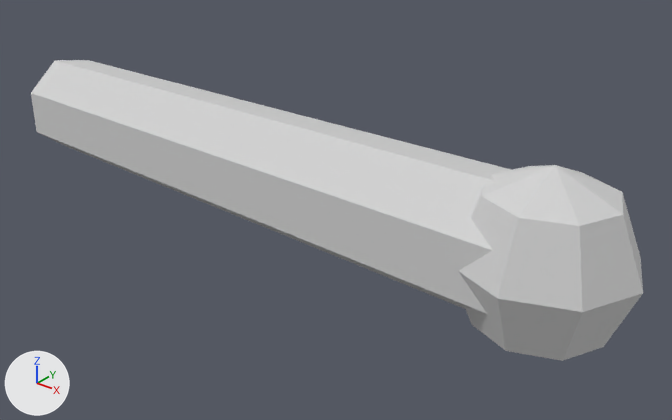
A saved change to the OBJ model assets/character/obj_parts/elbow_l.obj.
One viewpoint serves both versions: a 50 mm lens placed at (0.222, -0.491, 0.289), pointed at (-0.18, 0.012, -0.023). Arrows for +X, +Y and +Z are at lower left; the lights stay in place. The first picture is the older version. Where no turn or scale is listed for an object, it has been applied to the vertices.

The scene before the commit, as lines of its bpy script (objects in view):
```python
me_elbow_knot_l = bpy.data.meshes.new('Elbow_knot_L')
me_elbow_knot_l.from_pydata(...)  # a UV sphere (8 segments, 4 rings, poles along z) spanning x -0.065..0.065, y -0.06..0.06, z -0.066..0.066
me_elbow_knot_l.materials.append(mat_material_default)  # light grey #d3d3d3
me_forearm_twig_l = bpy.data.meshes.new('Forearm_twig_L')
me_forearm_twig_l.from_pydata(...)  # a 7-sided cut cone along x (radius 0.043 at the low end, 0.052 at the high end) spanning x -0.49..0.0, y -0.047..0.052, z -0.051..0.051
me_forearm_twig_l.materials.append(mat_material_default)  # light grey #d3d3d3
ob_elbow_knot_l = bpy.data.objects.new('Elbow_knot_L', me_elbow_knot_l)
ob_elbow_knot_l.location = (0.0, 0.0, 0.0)
ob_forearm_twig_l = bpy.data.objects.new('Forearm_twig_L', me_forearm_twig_l)
ob_forearm_twig_l.location = (0.0, 0.0, 0.0)
```
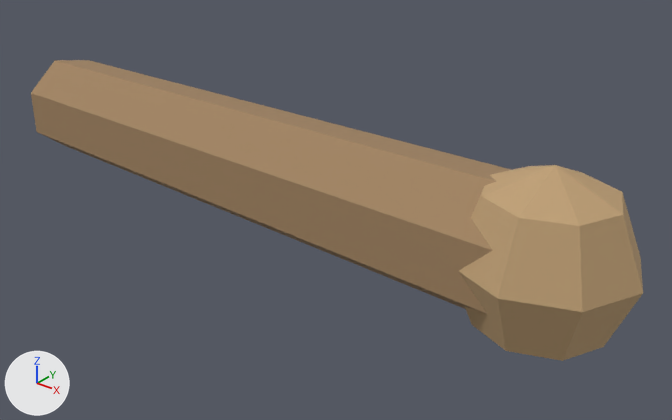
Edits to the bpy script that builds the scene:
```text
Add mat_material_01_07_warm_brown_branch:
    mat_material_01_07_warm_brown_branch = principled_material('material_01_07_Warm_brown_branch')
    mat_material_01_07_warm_brown_branch.base_color = (0.36, 0.23, 0.12)  # brown #a28461
    mat_material_01_07_warm_brown_branch.roughness = 0.911
Add mat_material_00_08_dry_branch_highlight:
    mat_material_00_08_dry_branch_highlight = principled_material('material_00_08_Dry_branch_highlight')
    mat_material_00_08_dry_branch_highlight.base_color = (0.52, 0.35, 0.18)  # brown #bfa076
    mat_material_00_08_dry_branch_highlight.roughness = 0.911
Change me_elbow_knot_l:
    where me_elbow_knot_l.from_pydata(...)  # 26 vertices, 48 faces; spans x -0.065..0.065, y -0.06..0.06, z -0.066..0.066
    remove me_elbow_knot_l.materials.append(mat_material_default)  # light grey #d3d3d3
    add me_elbow_knot_l.materials.append(mat_material_00_08_dry_branch_highlight)  # brown #bfa076
Change me_forearm_twig_l:
    where me_forearm_twig_l.from_pydata(...)  # 14 vertices, 24 faces; spans x -0.49..0.0, y -0.047..0.052, z -0.051..0.051
    remove me_forearm_twig_l.materials.append(mat_material_default)  # light grey #d3d3d3
    add me_forearm_twig_l.materials.append(mat_material_01_07_warm_brown_branch)  # brown #a28461
```

Changed parts and their boxes (x1, y1, x2, y2) in the pictures (672 x 420 px):
'Forearm_twig_L', recoloured (light grey to brown)
    both: (31, 60, 511, 314)
'Elbow_knot_L', recoloured (light grey to brown)
    both: (459, 165, 643, 361)
